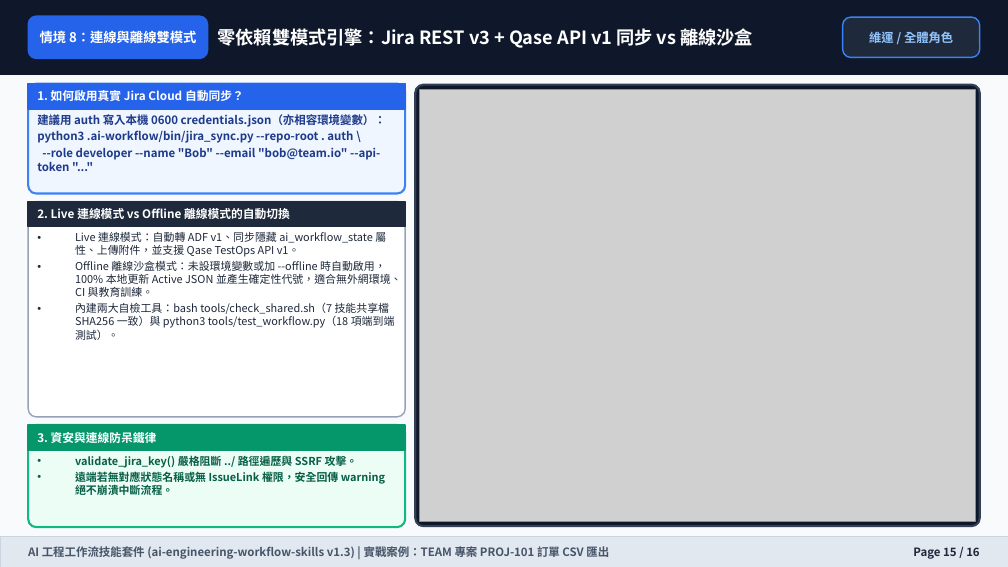
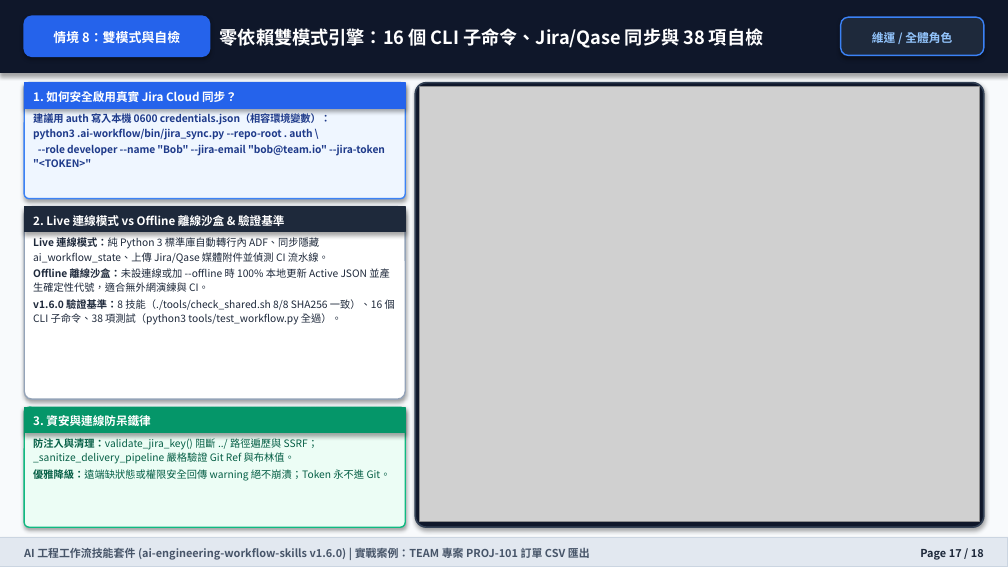
Before and after one commit to wilsonliu123/ai-engineering-workflow-skills, a slide deck: slide 17 of docs/training-manual.pptx (slide 15 before the commit). Drawn at 1008x567 pixels with LibreOffice and Linux fonts; fonts in the diff are those of the drawing; grey boxes stand for pictures. Boxes give left, top, right and bottom in pixels: in the first picture for what was removed or moved away, otherwise in the second. Text is boxed around its words. In the diff, an @@ line names an element or a change of style, - is before the commit and + after.

Commit message:
docs(ppt): sync training-manual.pptx and slide assets to v1.6.0

```diff
--- a/docs/training-manual.pptx
+++ b/docs/training-manual.pptx
@@ rounded rectangle: place and size @@
-rounded rectangle at [28,16,208,58]
+rounded rectangle at [24,16,210,56]
@@ text at [220,26,763,50]: text changed @@
-零依賴雙模式引擎：Jira REST v3 + Qase API v1 同步 vs 離線沙盒
+零依賴雙模式引擎：16 個 CLI 子命令、Jira/Qase 同步與 38 項自檢
@@ rounded rectangle: place and size @@
-rounded rectangle at [843,17,980,57]
+rounded rectangle at [841,17,984,55]
@@ text "維運 / 全體角色" at [872,30,952,46]: size 8.8 to 8.4 pt; line spacing 1 to 1.18 @@
@@ text at [53,31,180,43]: text changed; size 9.5 to 9.2 pt @@
-情境 8：連線與離線雙模式
+情境 8：雙模式與自檢
@@ rectangle: place and size @@
-rectangle at [28,84,405,109]
+rectangle at [24,83,405,108]
@@ rounded rectangle: place and size @@
-rounded rectangle at [28,84,405,194]
+rounded rectangle at [24,83,405,199]
@@ rounded rectangle at [24,83,405,199]: outline #3B82F6 1.5 pt to #3B82F6 1 pt; shadow on; proportions changed @@
@@ rounded rectangle: place and size @@
-rounded rectangle at [415,85,980,526]
+rounded rectangle at [415,83,984,527]
@@ rounded rectangle at [415,83,984,527]: outline #334155 1.5 pt to #334155 1.2 pt; shadow on; proportions changed @@
@@ picture: place and size @@
-picture at [419,90,976,521]
+picture at [419,87,980,521]
@@ text at [33,113,331,126]: text changed; size 8.2 to 7.2 pt @@
-建議用 auth 寫入本機 0600 credentials.json（亦相容環境變數）：
+建議用 auth 寫入本機 0600 credentials.json（相容環境變數）：
@@ text at [33,91,237,102]: text changed; size 8.4 to 8.3 pt @@
-1. 如何啟用真實 Jira Cloud 自動同步？
+1. 如何安全啟用真實 Jira Cloud 同步？
@@ text at [33,144,385,167]: text changed; size 8.2 to 7.2 pt @@
---role developer --name "Bob" --email "bob@team.io" --api-token "..."
+--role developer --name "Bob" --jira-email "bob@team.io" --jira-token "<TOKEN>"
@@ text at [33,128,312,140]: size 8.2 to 7.2 pt in "python3 .ai-workflow/bin/jira_sync.py --repo-root . auth \"; line spacing 1 to 1.13 @@
@@ rectangle: place and size @@
-rectangle at [28,202,405,227]
+rectangle at [24,207,405,232]
@@ rounded rectangle: place and size @@
-rounded rectangle at [28,202,405,417]
+rounded rectangle at [24,207,405,399]
@@ rounded rectangle at [24,207,405,399]: shadow on; proportions changed @@
@@ text at [33,213,284,229]: text changed; size 8.4 to 8.3 pt @@
-2. Live 連線模式 vs Offline 離線模式的自動切換
+2. Live 連線模式 vs Offline 離線沙盒 & 驗證基準
@@ text at [33,237,395,325]: text changed; size 7.8 to 7.3 pt @@
-• Live 連線模式：自動轉 ADF v1、同步隱藏 ai_workflow_state 屬性、上傳附件，並支援 Qase TestOps API v1。
-• Offline 離線沙盒模式：未設環境變數或加 --offline 時自動啟用，100% 本地更新 Active JSON 並產生確定性代號，適合無外網環境、CI 與教育訓練。
-• 內建兩大自檢工具：bash tools/check_shared.sh（7 技能共享檔 SHA256 一致）與 python3 tools/test_workflow.py（18 項端到端測試）。
+Live 連線模式：純 Python 3 標準庫自動轉行內 ADF、同步隱藏 ai_workflow_state、上傳 Jira/Qase 媒體附件並偵測 CI 流水線。
+Offline 離線沙盒：未設連線或加 --offline 時 100% 本地更新 Active JSON 並產生確定性代號，適合無外網演練與 CI。
+v1.6.0 驗證基準：8 技能（./tools/check_shared.sh 8/8 SHA256 一致）、16 個 CLI 子命令、38 項測試（python3 tools/test_workflow.py 全過）。
@@ shadow on in 6 elements at [0,0,1008,73], [24,83,405,108], [24,16,210,56], [841,17,984,55], [24,207,405,232], [24,407,405,432] @@
@@ rectangle: place and size @@
-rectangle at [28,425,405,451]
+rectangle at [24,407,405,432]
@@ rounded rectangle: place and size @@
-rounded rectangle at [28,425,405,527]
+rounded rectangle at [24,407,405,527]
@@ rounded rectangle at [24,407,405,527]: outline #10B981 1.5 pt to #10B981 1 pt; shadow on; proportions changed @@
@@ text "3. 資安與連線防呆鐵律": place and size @@
-text "3. 資安與連線防呆鐵律" at [37,430,157,446]
+text "3. 資安與連線防呆鐵律" at [33,413,150,429]
@@ text "3. 資安與連線防呆鐵律" at [33,413,150,429]: size 8.4 to 8.3 pt; line spacing 1 to 1.18 @@
@@ text at [33,438,391,481]: text changed; size 7.8 to 7.3 pt; bold off @@
-• validate_jira_key() 嚴格阻斷 ../ 路徑遍歷與 SSRF 攻擊。
-• 遠端若無對應狀態名稱或無 IssueLink 權限，安全回傳 warning 絕不崩潰中斷流程。
+防注入與清理：validate_jira_key() 阻斷 ../ 路徑遍歷與 SSRF；_sanitize_delivery_pipeline 嚴格驗證 Git Ref 與布林值。
+優雅降級：遠端缺狀態或權限安全回傳 warning 絕不崩潰；Token 永不進 Git。
@@ rectangle at [0,537,1008,566]: outline #CBD5E1 0.5 pt to #CBD5E1 0.75 pt; shadow on @@
@@ text at [24,546,590,561]: text changed; size 8.2 to 7.8 pt @@
-AI 工程工作流技能套件 (ai-engineering-workflow-skills v1.3) | 實戰案例：TEAM 專案 PROJ-101 訂單 CSV 匯出
+AI 工程工作流技能套件 (ai-engineering-workflow-skills v1.6.0) | 實戰案例：TEAM 專案 PROJ-101 訂單 CSV 匯出
@@ text at [920,549,984,560]: text changed; size 8.2 to 7.8 pt @@
-Page 15 / 16
+Page 17 / 18
```
Also in this commit, not shown: 13 other slides changed, 4 slides added, 2 slides removed, 18 other files.
